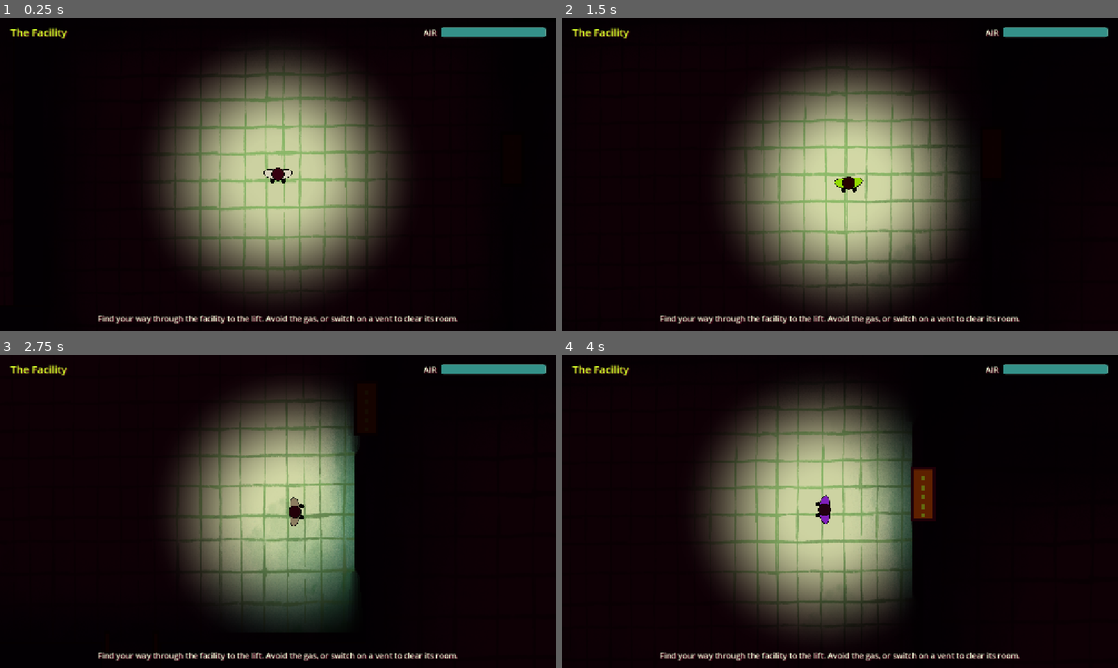
Above: before the commit, frames 1-4 (two rows, left to right).
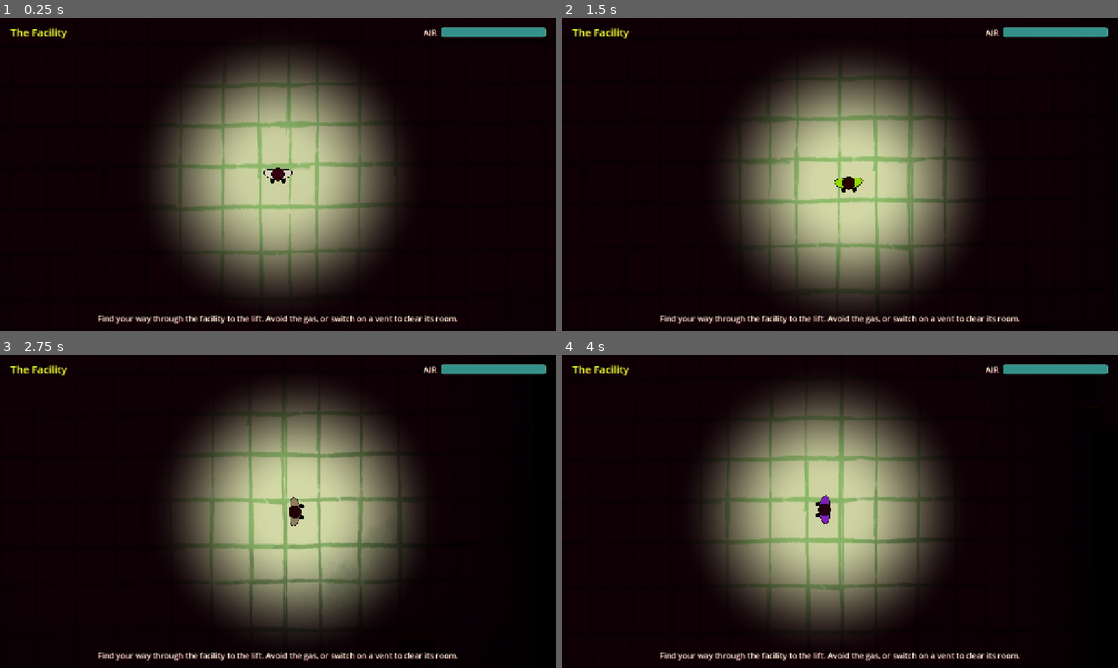
Above: after the commit, the same moments.

Repository: lvntszcs/jam26
Game: Godot game, scene res://scenes/main.tscn
Same seed, same stepped clock (60 frames per second), same inputs: the game is played once before the commit and once after it.
Inputs (mouse positions are in pixels of both pictures, inside the frame that each line leads up to):
- Up to frame 1 (0.25 s): no input
- Up to frame 2 (1.5 s): tap Enter at 0.5 s; move the mouse to (962, 158) at 0.52 s; hold D (move_right) 0.53-1.28 s; hold G (god_mode) 0.53-1.28 s; click (962, 158) at 0.67 s; move the mouse to (728, 190) at 1.27 s; hold S (move_down) from 1.28 s (still down); tap E (interact) at 1.35 s
- Up to frame 3 (2.75 s): move the mouse to (333, 442) at 2.02 s; release S (move_down) at 2.03 s; hold D (move_right) from 2.03 s (still down); hold N (noclip) from 2.03 s (still down)
- Up to frame 4 (4 s): move the mouse to (812, 574) at 2.77 s; release D (move_right) at 2.78 s; release N (noclip) at 2.78 s; hold W (move_up) 2.78-3.53 s; tap G (god_mode) at 2.85 s; click (812, 574) at 2.92 s; move the mouse to (1006, 558) at 3.52 s; hold A (move_left) from 3.53 s (still down); hold E (interact) from 3.53 s (still down)

The runs differ from the first frame. In frame 1, 4.9% of the frame differs, in the area x 30-69%, y 16-83%; in frame 2, 4.8%; in frame 3, 16%, in the area x 34-76%, y 14-91%; in frame 4, 9.9%.

Commit message:
Paint the computer and switch rooms, and update level 4's layout
Adds the computer room and switch room paintings and assigns them in level 4,
together with the level edits made in the editor: renamed rooms, the airlock's
gas set to Medium and a new player start.

Co-Authored-By: Claude Opus 5.5 <noreply@anthropic.com>

Diff:
--- a/scenes/levels/level_04.tscn
+++ b/scenes/levels/level_04.tscn
@@ -4,10 +4,11 @@
 [ext_resource type="PackedScene" path="res://scenes/rooms/room.tscn" id="2_tdc43"]
 [ext_resource type="Script" uid="uid://c4nafw0bd4r40" path="res://scripts/level/maze.gd" id="4_d1lip"]
 [ext_resource type="PackedScene" path="res://scenes/entities/door.tscn" id="5_o3rdr"]
-[ext_resource type="Script" path="res://scripts/smoke/gas_zone.gd" id="gas_zone"]
 [ext_resource type="PackedScene" path="res://scenes/entities/vent.tscn" id="9_sibhc"]
 [ext_resource type="PackedScene" path="res://scenes/entities/exit.tscn" id="11_fy4m5"]
-[ext_resource type="Texture2D" uid="uid://dii1a5ssd7e4m" path="res://art/rooms/lab_reference.webp" id="13_labart"]
+[ext_resource type="Texture2D" path="res://art/rooms/computer_room.jpg" id="14_computerart"]
+[ext_resource type="Texture2D" path="res://art/rooms/switch_room.webp" id="15_switchart"]
+[ext_resource type="Script" uid="uid://d4r8q4so8tex" path="res://scripts/smoke/gas_zone.gd" id="gas_zone"]
 
 [node name="Level" type="Node2D" unique_id=1452852674]
 script = ExtResource("1_76vq8")
@@ -53,19 +54,20 @@
 position = Vector2(900, 2575)
 room_name = "Switch Room"
 size = Vector2(1200, 1125)
-
-[node name="Lab" parent="Rooms" unique_id=375366068 instance=ExtResource("2_tdc43")]
+background = ExtResource("15_switchart")
+
+[node name="ComputerRoom" parent="Rooms" unique_id=375366068 instance=ExtResource("2_tdc43")]
 position = Vector2(2250, 1150)
 room_name = "Lab"
 size = Vector2(1900, 1300)
-background = ExtResource("13_labart")
+background = ExtResource("14_computerart")
 
 [node name="Airlock" parent="Rooms" unique_id=166131360 instance=ExtResource("2_tdc43")]
 position = Vector2(3050, 2450)
 room_name = "Airlock"
 size = Vector2(400, 300)
 
-[node name="LiftHall" parent="Rooms" unique_id=1936516955 instance=ExtResource("2_tdc43")]
+[node name="LabRoom" parent="Rooms" unique_id=1936516955 instance=ExtResource("2_tdc43")]
 position = Vector2(2100, 2750)
 room_name = "Lift Hall"
 size = Vector2(2050, 1700)
@@ -162,27 +164,26 @@
 stretch_art = true
 solid = false
 
-[node name="Gas" type="Node2D" parent="."]
-
-[node name="ControlRoomGas" type="Node2D" parent="Gas"]
+[node name="Gas" type="Node2D" parent="." unique_id=1058568288]
+
+[node name="ControlRoomGas" type="Node2D" parent="Gas" unique_id=121836963]
 position = Vector2(450, 150)
 script = ExtResource("gas_zone")
 strength = 2
 size = Vector2(1200, 1000)
 
-[node name="NorthMazeGas" type="Node2D" parent="Gas"]
+[node name="NorthMazeGas" type="Node2D" parent="Gas" unique_id=620086847]
 position = Vector2(150, 1150)
 script = ExtResource("gas_zone")
 strength = 0
 size = Vector2(2100, 1425)
 
-[node name="AirlockGas" type="Node2D" parent="Gas"]
+[node name="AirlockGas" type="Node2D" parent="Gas" unique_id=171927977]
 position = Vector2(3050, 2450)
 script = ExtResource("gas_zone")
-strength = 1
 size = Vector2(400, 300)
 
-[node name="LabGas" type="Node2D" parent="Gas"]
+[node name="LabGas" type="Node2D" parent="Gas" unique_id=785070240]
 position = Vector2(2250, 1150)
 script = ExtResource("gas_zone")
 strength = 2
@@ -200,4 +201,4 @@
 solid = false
 
 [node name="PlayerStart" type="Marker2D" parent="." unique_id=469064192]
-position = Vector2(1500, 3140)
+position = Vector2(3121, 3649)
Binary file added: art/rooms/computer_room.jpg
Not shown, added: art/rooms/computer_room.jpg.import
Binary file added: art/rooms/switch_room.webp
Not shown, added: art/rooms/switch_room.webp.import
